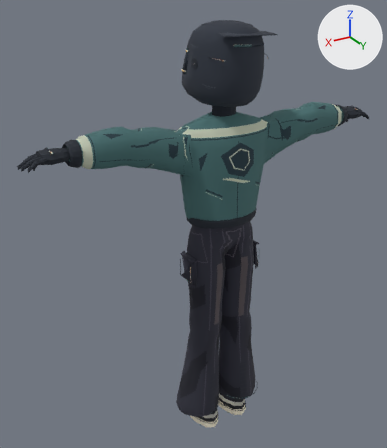
An edit to the FBX model Assets/Game/Characters/StyleV3/RiderV3/RiderV3.fbx, drawn before and after from the same camera.
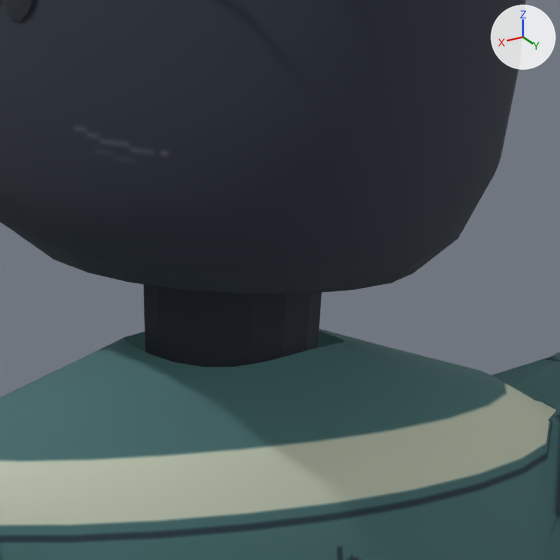
Old and new are each drawn whole from a 50 mm camera at (1.25, 1.841, 2.023) aimed at (0.073, -0.122, 1.042) and again close up on the part from 50% to 69% of the width and 15% to 32% of the height. The axes (+X, +Y, +Z) are drawn at upper right. The lights are the same throughout. The first two pictures are the older version. Vertices at exactly the same position are counted once.

Names of what the first close-up shows: 'RiderV3_Body'.
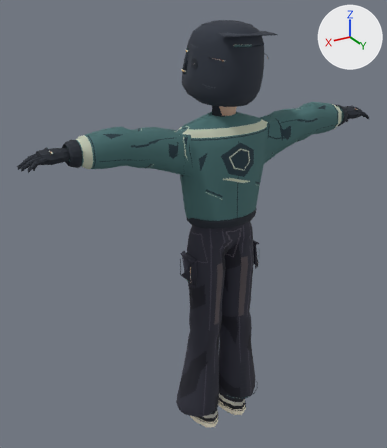
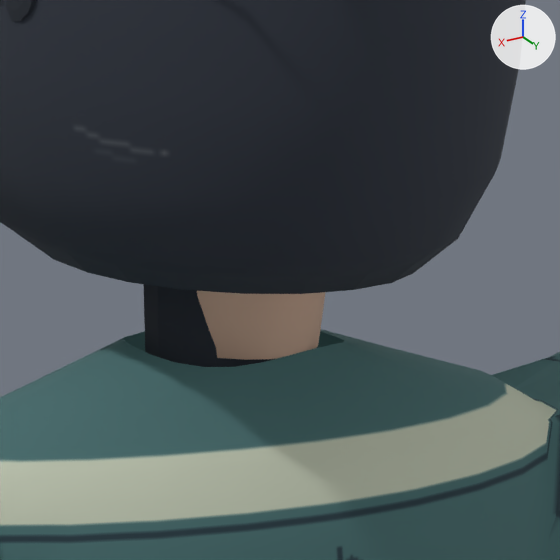
Patch to the scene script:
```diff
--- a/Assets/Game/Characters/StyleV3/RiderV3/RiderV3.fbx.py
+++ b/Assets/Game/Characters/StyleV3/RiderV3/RiderV3.fbx.py
@@ me_jacket___continuous_torso_and_sleeves_001 @@
 # used by ob_riderv3_body; location = (0.0, 0.0, 0.0)
-me_jacket___continuous_torso_and_sleeves_001.from_pydata(...)  # 4053 vertices, 3446 faces; spans x -0.85..0.85, y -0.26..0.17, z 0.01..1.93
+me_jacket___continuous_torso_and_sleeves_001.from_pydata(...)  # 4233 vertices, 3608 faces; spans x -0.85..0.85, y -0.26..0.17, z 0.01..1.93
+# me_jacket___continuous_torso_and_sleeves_001 part 1: a new loose piece of 180 vertices spanning x -0.1..0.1, y -0.11..0.13, z 1.57..1.9, in mat_riderv3___painted_atlas
 me_jacket___continuous_torso_and_sleeves_001.materials.append(mat_riderv3___painted_atlas)
```

Location of each change, [x1, y1, x2, y2] in pixels of the close-ups (560 x 560 px):
part 1 of me_jacket___continuous_torso_and_sleeves_001, added (brown)
    after: [197, 291, 326, 360]
